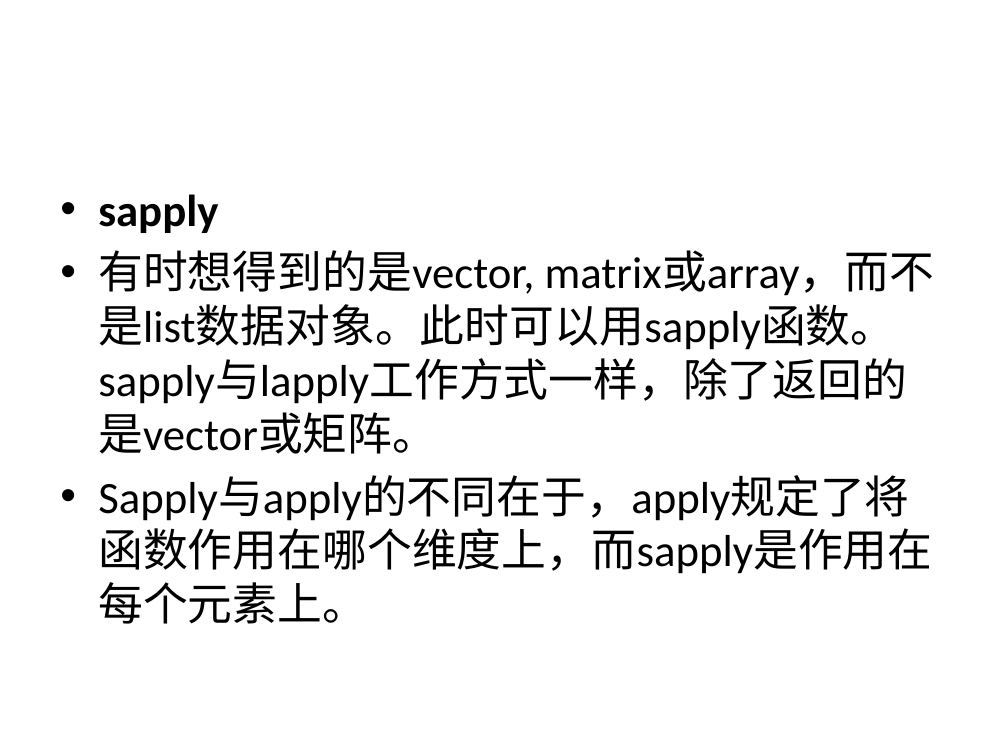
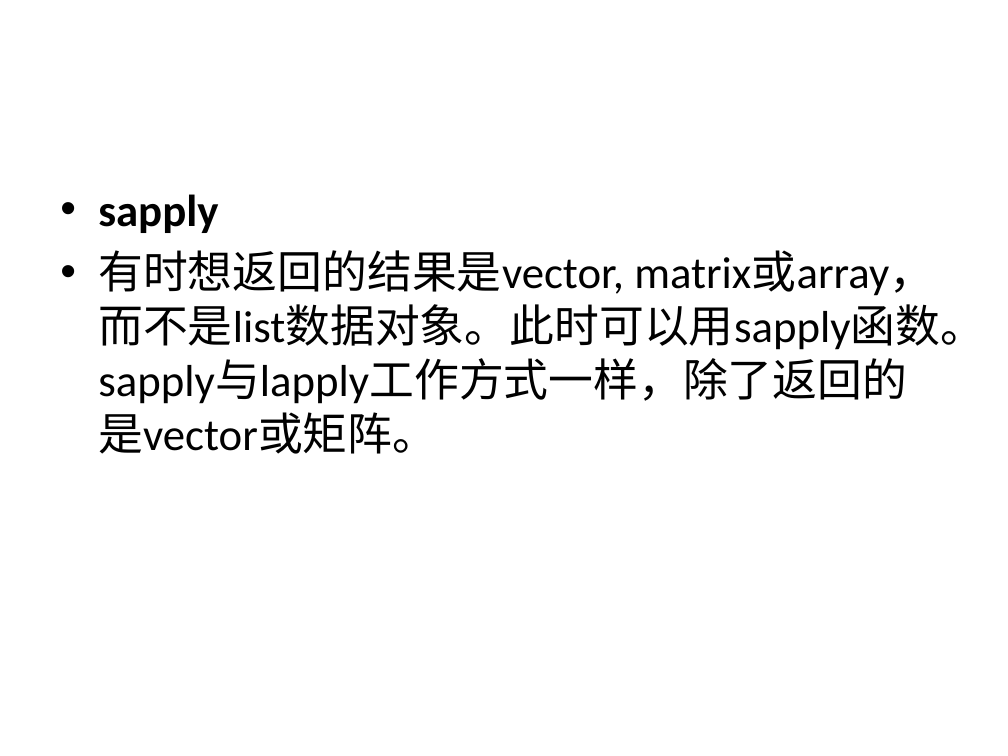
Before and after one commit to zsyzDec/bdm, a slide deck: slide 84 of 2-R基础.pptx. Drawn at 1008x756 pixels with LibreOffice and Linux fonts; fonts in the diff are those of the drawing. Boxes give left, top, right and bottom in pixels: in the first picture for what was removed or moved away, otherwise in the second. Text is boxed around its words. In the diff, an @@ line names an element or a change of style, - is before the commit and + after.

```diff
--- a/2-R基础.pptx
+++ b/2-R基础.pptx
@@ text at bbox=[98, 250, 985, 454]: text changed @@
-• 有时想得到的是vector, matrix或array，而不是list数据对象。此时可以用sapply函数。sapply与lapply工作方式一样，除了返回的是vector或矩阵。
-• Sapply与apply的不同在于，apply规定了将函数作用在哪个维度上，而sapply是作用在每个元素上。
+• 有时想返回的结果是vector, matrix或array，而不是list数据对象。此时可以用sapply函数。sapply与lapply工作方式一样，除了返回的是vector或矩阵。
```
Also in this commit, not shown: 6 other slides changed, 2 slides added, 1 slide removed.
